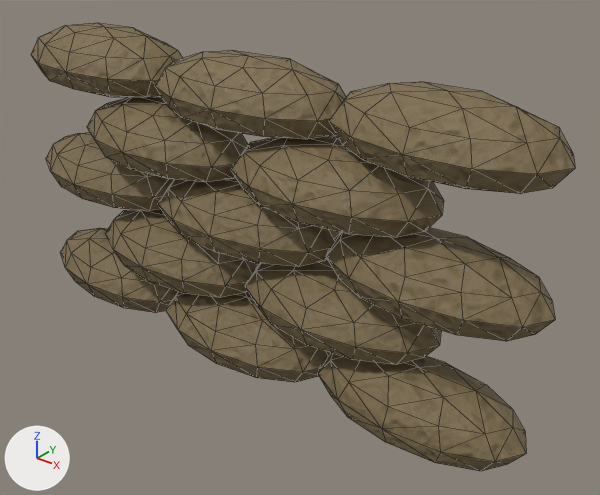
What one commit did to the glTF model crates/frontline/assets/models/props/sandbags.glb.
Before and after are seen from a camera (50 mm lens) standing at (1.66, -1.82, 1.57) and looking at (0.15, 0.06, 0.41). The axes (+X, +Y, +Z) are drawn at lower left. The lights are the same throughout. The picture after the commit comes second. Mesh edges are drawn as thin lines. Vertices at exactly the same position are counted once.

Objects in the first picture: 'sandbags'.
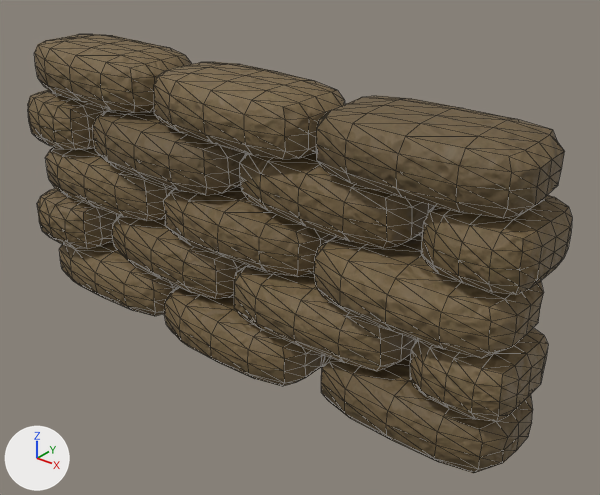
Location of each change, (x1, y1, x2, y2) in pixels of the pictures (600 x 495 px):
'sandbags', reshaped: before (31, 23, 575, 471); after (28, 34, 572, 473)
part 1 of me_sphere, rebuilt: before (245, 259, 441, 365); after (234, 265, 417, 371)
part 2 of me_sphere, rebuilt (9% taller): before (329, 81, 575, 194); after (316, 95, 565, 218)
part 3 of me_sphere, rebuilt: before (318, 352, 526, 471); after (321, 354, 533, 473)
part 4 of me_sphere, rebuilt: before (158, 177, 340, 267); after (164, 185, 336, 277)
part 5 of me_sphere, rebuilt: before (87, 97, 248, 182); after (93, 110, 247, 195)
part 6 of me_sphere, rebuilt (7% taller): before (31, 23, 183, 97); after (34, 34, 192, 113)
part 7 of me_sphere, rebuilt (9% taller): before (166, 291, 328, 382); after (164, 287, 325, 386)
part 8 of me_sphere, rebuilt: before (46, 132, 174, 211); after (45, 147, 173, 220)
part 9 of me_sphere, rebuilt: before (106, 209, 260, 298); after (112, 215, 247, 299)
part 10 of me_sphere, rebuilt (10% taller): before (326, 227, 555, 341); after (314, 233, 544, 358)
part 11 of me_sphere, rebuilt: before (231, 136, 444, 238); after (240, 152, 435, 248)
part 12 of me_sphere, rebuilt (9% taller): before (155, 50, 346, 139); after (154, 62, 345, 159)
part 13 of me_sphere, added (brown): after (410, 328, 548, 422)
part 14 of me_sphere, added (brown): after (28, 90, 109, 150)
part 15 of me_sphere, added (brown): after (37, 188, 119, 249)
part 16 of me_sphere, added (brown): after (421, 195, 572, 295)
part 17 of me_sphere, reshaped: before (60, 228, 178, 313); after (59, 240, 178, 316)

Diff of the bpy script that builds the scene:
```diff
--- a/crates/frontline/assets/models/props/sandbags.glb.py
+++ b/crates/frontline/assets/models/props/sandbags.glb.py
@@ mat_sandbag_2 @@
+mat_sandbag_2 = bpy.data.materials.new('sandbag_2')
+# colours: beige #c5baa2
+# uses the picture img_color
+# uses the picture img_normal
+# uses the picture img_roughness
@@ mat_sandbag_0 @@
+mat_sandbag_0 = bpy.data.materials.new('sandbag_0')
+# colours: beige #bfb399
+# uses the picture img_color
+# uses the picture img_normal
+# uses the picture img_roughness
@@ mat_sandbag_1 @@
+mat_sandbag_1 = bpy.data.materials.new('sandbag_1')
+# colours: beige #b5aa93
+# uses the picture img_color
+# uses the picture img_normal
+# uses the picture img_roughness
@@ me_sphere @@
-me_sphere.from_pydata(...)  # 626 vertices, 1200 faces; spans x -1.03..1.03, y -0.21..0.21, z 0.0..1.01
-me_sphere.materials.append(mat_sandbag)
+me_sphere.from_pydata(...)  # 1666 vertices, 3264 faces; spans x -1.0..1.0, y -0.21..0.21, z 0.0..0.95
+# me_sphere part 1: the loose piece of 49 vertices spanning x 0.0..0.71, y -0.18..0.19, z 0.2..0.41 is rebuilt with 98 vertices and now spans x 0.01..0.63, y -0.18..0.16, z 0.19..0.38, in mat_sandbag_2
+# me_sphere part 2: the loose piece of 49 vertices spanning x 0.3..1.01, y -0.16..0.21, z 0.8..1.01 is rebuilt with 98 vertices and now spans x 0.34..0.97, y -0.2..0.17, z 0.77..0.95, in mat_sandbag_1
+# me_sphere part 3: the loose piece of 48 vertices spanning x 0.31..1.02, y -0.2..0.14, z 0.0..0.21 is rebuilt with 98 vertices and now spans x 0.35..0.98, y -0.18..0.2, z 0.0..0.19, in mat_sandbag_1
+# me_sphere part 4: the loose piece of 48 vertices spanning x -0.36..0.35, y -0.19..0.16, z 0.4..0.61 is rebuilt with 98 vertices and now spans x -0.31..0.32, y -0.17..0.21, z 0.38..0.57, in mat_sandbag_0
+# me_sphere part 5: the loose piece of 48 vertices spanning x -0.7..0.02, y -0.21..0.15, z 0.6..0.81 is rebuilt with 98 vertices and now spans x -0.63..-0.01, y -0.19..0.19, z 0.58..0.76, in mat_sandbag_1
+# me_sphere part 6: the loose piece of 48 vertices spanning x -1.02..-0.3, y -0.17..0.19, z 0.8..1.01 is rebuilt with 98 vertices and now spans x -0.96..-0.33, y -0.15..0.19, z 0.77..0.95, in mat_sandbag_2
+# me_sphere part 7: the loose piece of 48 vertices spanning x -0.35..0.36, y -0.21..0.15, z 0.0..0.21 is rebuilt with 98 vertices and now spans x -0.32..0.3, y -0.2..0.18, z 0.0..0.19, in mat_sandbag_0
+# me_sphere part 8: the loose piece of 48 vertices spanning x -1.03..-0.31, y -0.18..0.21, z 0.4..0.61 is rebuilt with 98 vertices and now spans x -0.96..-0.34, y -0.15..0.19, z 0.38..0.57, in mat_sandbag_2
+# me_sphere part 9: the loose piece of 48 vertices spanning x -0.67..0.05, y -0.21..0.15, z 0.2..0.41 is rebuilt with 98 vertices and now spans x -0.64..0.0, y -0.15..0.2, z 0.19..0.38, in mat_sandbag_0
+# me_sphere part 10: the loose piece of 48 vertices spanning x 0.31..1.03, y -0.17..0.18, z 0.4..0.61 is rebuilt with 98 vertices and now spans x 0.34..0.97, y -0.21..0.17, z 0.38..0.57, in mat_sandbag_2
+# me_sphere part 11: the loose piece of 48 vertices spanning x -0.02..0.69, y -0.2..0.17, z 0.6..0.81 is rebuilt with 98 vertices and now spans x 0.01..0.64, y -0.15..0.2, z 0.58..0.76, in mat_sandbag_0
+# me_sphere part 12: the loose piece of 48 vertices spanning x -0.35..0.37, y -0.18..0.17, z 0.8..1.01 is rebuilt with 98 vertices and now spans x -0.31..0.32, y -0.19..0.16, z 0.77..0.95, in mat_sandbag_2
+# me_sphere part 13: a new loose piece of 98 vertices spanning x 0.67..0.99, y -0.17..0.18, z 0.19..0.38, in mat_sandbag_2
+# me_sphere part 14: a new loose piece of 98 vertices spanning x -1.0..-0.68, y -0.17..0.17, z 0.58..0.76, in mat_sandbag_2
+# me_sphere part 15: a new loose piece of 98 vertices spanning x -1.0..-0.68, y -0.19..0.19, z 0.19..0.38, in mat_sandbag_0
+# me_sphere part 16: a new loose piece of 98 vertices spanning x 0.68..1.0, y -0.18..0.19, z 0.58..0.76, in mat_sandbag_0
+# me_sphere part 17: 47 vertices removed from x -1.02..-0.31, y -0.17..0.18, z 0.0..0.21; 97 vertices added at x -0.97..-0.34, y -0.15..0.21, z 0.0..0.19
+me_sphere.materials.append(mat_sandbag_2)
+me_sphere.materials.append(mat_sandbag_0)
+me_sphere.materials.append(mat_sandbag_1)
```
